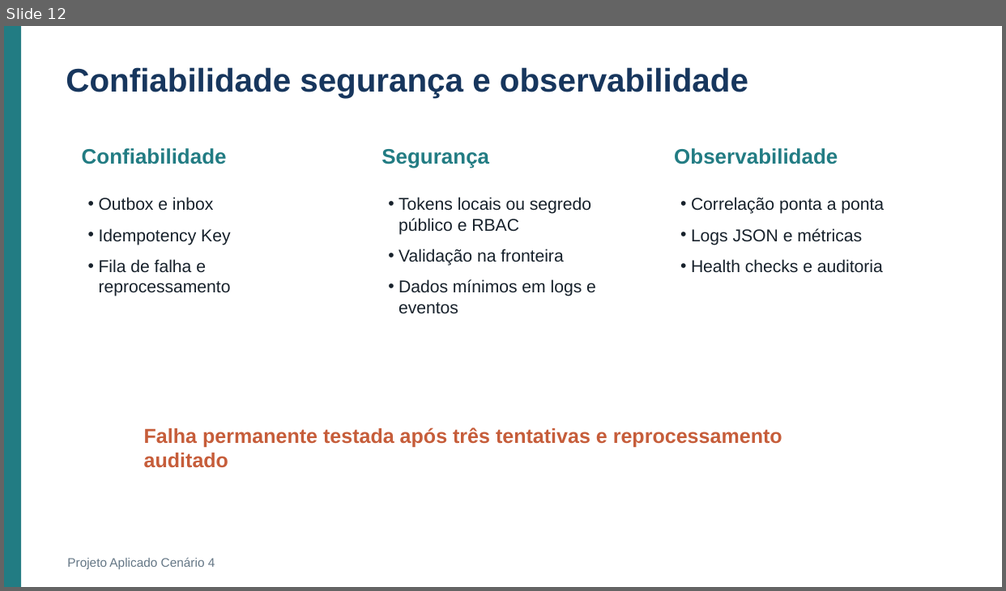
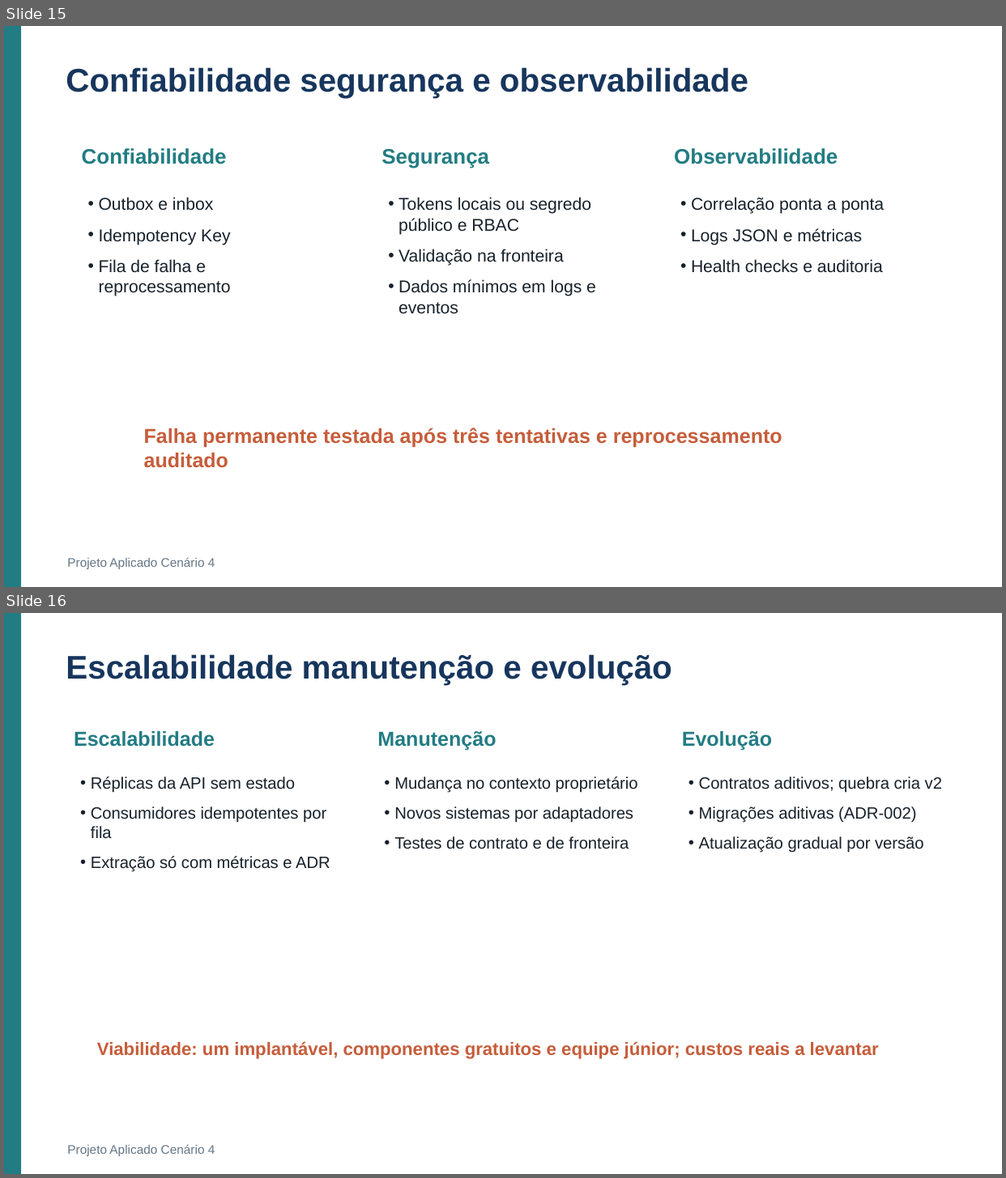
Before and after one commit to Roger-Quinelato/projetoAplicado7, a slide deck: output/Apresentacao_Cenario_4.pptx. Shown one above the other, each under a label of ours: slide 12 before the commit, slides 15 and 16 after it. The pictures are 1006x591 and 1006x1178 pixels, drawn with LibreOffice and Linux fonts; fonts in the diff are those of the drawing. Boxes give left, top, right and bottom in pixels: in the first picture for what was removed or moved away, otherwise in the second. Text is boxed around its words. In the diff, an @@ line names an element or a change of style, - is before the commit and + after.

```diff
--- a/output/Apresentacao_Cenario_4.pptx
+++ b/output/Apresentacao_Cenario_4.pptx
@@ slide 16 added at (x1=4, y1=613, x2=1002, y2=1174), background #FFFFFF @@
@@ rectangle added at (x1=4, y1=613, x2=21, y2=1174), fill #227C83 @@
@@ text added at (x1=66, y1=654, x2=672, y2=685), 31.5 pt, text #17365D, bold @@
+Escalabilidade manutenção e evolução
@@ text added at (x1=74, y1=731, x2=215, y2=747), 19.5 pt, text #227C83, bold @@
+Escalabilidade
@@ text added at (x1=377, y1=731, x2=496, y2=750), 19.5 pt, text #227C83, bold @@
+Manutenção
@@ text added at (x1=682, y1=731, x2=772, y2=750), 19.5 pt, text #227C83, bold @@
+Evolução
@@ text added at (x1=91, y1=777, x2=330, y2=872), 15.8 pt, text #17212B @@
+• Réplicas da API sem estado
+• Consumidores idempotentes por fila
+• Extração só com métricas e ADR
@@ text added at (x1=394, y1=777, x2=638, y2=850), 15.8 pt, text #17212B @@
+• Mudança no contexto proprietário
+• Novos sistemas por adaptadores
+• Testes de contrato e de fronteira
@@ text added at (x1=699, y1=777, x2=942, y2=853), 15.8 pt, text #17212B @@
+• Contratos aditivos; quebra cria v2
+• Migrações aditivas (ADR-002)
+• Atualização gradual por versão
@@ text added at (x1=97, y1=1041, x2=879, y2=1059), 17.2 pt, text #C65D3A, bold @@
+Viabilidade: um implantável, componentes gratuitos e equipe júnior; custos reais a levantar
@@ text added at (x1=67, y1=1144, x2=215, y2=1157), 12 pt, text #657786 @@
+Projeto Aplicado Cenário 4
@@ what was slide 12 is now slide 15 @@
```
Also in this commit, not shown: 7 slides changed, 4 other slides added, 2 slides removed, 1 other file.
